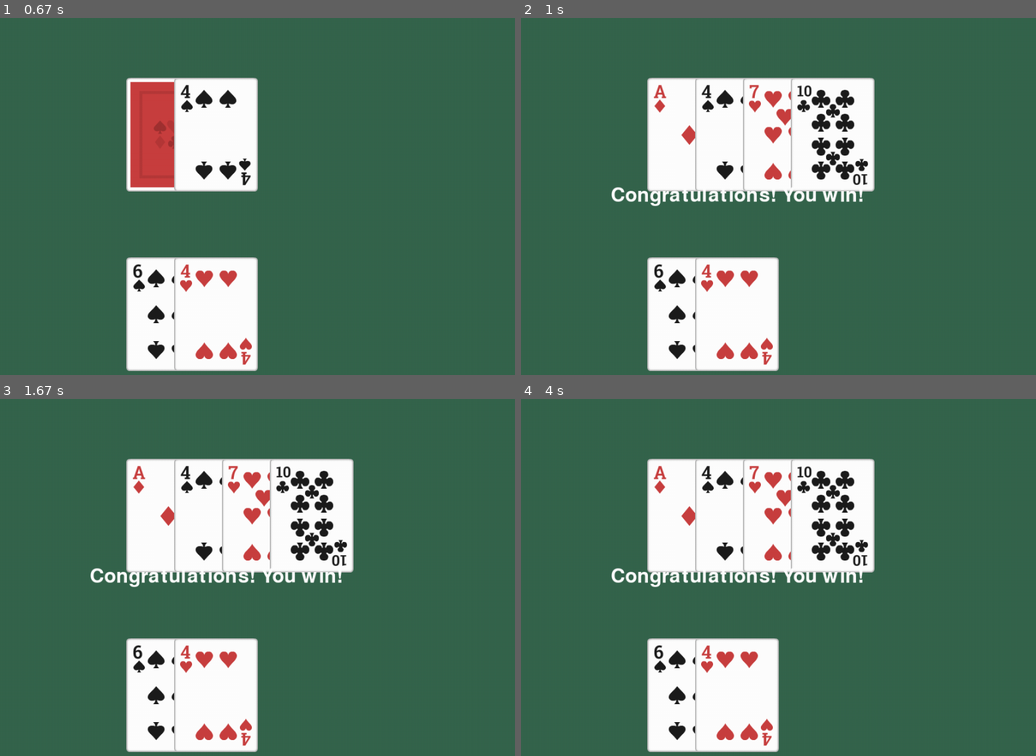
Above: before the commit, frames 1-4 (two rows, left to right).
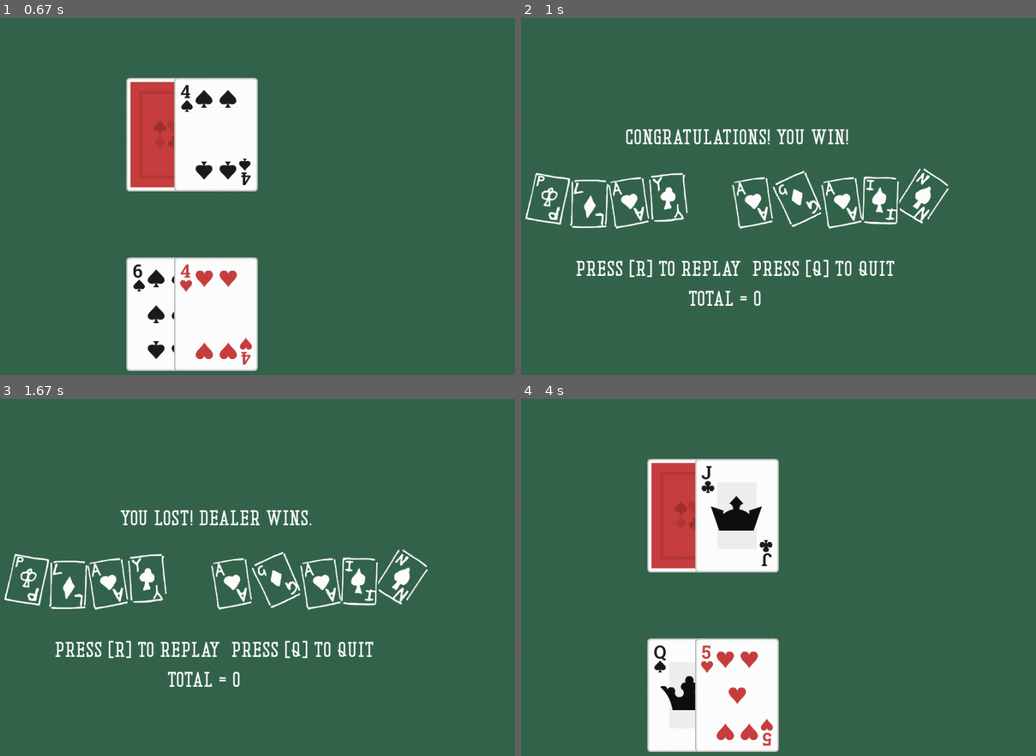
Above: after the commit, the same moments.

Repository: gracestalker/pygame_2_cards
Game: pygame game, started from game.py
Same seed, same stepped clock (60 frames per second), same inputs: the game is played once before the commit and once after it.
Inputs (mouse positions are in pixels of both pictures, inside the frame that each line leads up to):
- Up to frame 1 (0.67 s): click (216, 285) at 0.38 s
- Up to frame 2 (1 s): tap S at 0.67 s
- Up to frame 3 (1.67 s): hold R 1-1.47 s; tap S at 1.5 s
- Up to frame 4 (4 s): hold R 2.33-2.8 s; tap S at 2.4, 2.7 s; tap R at 3.83 s

Frame 1 is identical in both runs. In frame 2, 26% of the frame differs, in the area x 0-84%, y 16-99%; in frame 3, 26%; in frame 4, 11%.

Commit message:
adding results screen, adding new fonts

Diff:
--- a/game.py
+++ b/game.py
@@ -32,7 +32,6 @@
 card_values = {'2': 2, '3': 3, '4': 4, '5': 5, '6': 6, '7': 7, '8': 8, '9': 9, '10': 10, 'A': 11, 'J': 10, 'Q': 10, 'K': 10}
 
 
-
 ### functions for game ###
 
 # creates and shuffles the deck for the game using list comprehension. ex: ('2', 'Clubs'), ('2', 'Hearts')...
@@ -56,15 +55,23 @@
 
     running = True
     while running:
-        # starting the background from the top of the screen
-        screen.blit(background, (0, 0))
 
-        # deal hands to player and dealer in their spots
-        hands.display_hand(screen, dealer_hand, 100, 100, card_images, card_back, hidden=player_turn)
-        hands.display_hand(screen, player_hand, 100, 400, card_images, card_back)
+        if not game_over:
+            # starting the background from the top of the screen
+            screen.blit(background, (0, 0))
+
+            # deal hands to player and dealer in their spots
+            hands.display_hand(screen, dealer_hand, 100, 100, card_images, card_back, hidden=player_turn)
+            hands.display_hand(screen, player_hand, 100, 400, card_images, card_back)
 
         # after the game ends, show the results of the game
-        if game_over:
+        else:
+            # create new screen for the overlay of text
+            end_screen = pygame.Surface((width, height))
+            end_screen.fill((table_color))
+            screen.blit(end_screen, (0,0))
+
+            # display results
             player_total = hands.calculate_hand(player_hand, card_values)
             dealer_total = hands.calculate_hand(dealer_hand, card_values)
             result = ""
@@ -77,13 +84,16 @@
             else:
                 result = "It's a tie!"
 
-            hands.result_screen(result, screen, width, height)
+            hands.result_screen(result, screen, width, height, table_color)
+
+            # show the instructions to restart or quit the game!
 
 
         # event handling and initializing keys for game
         for event in pygame.event.get():
             if event.type == pygame.QUIT:
-                running = False
+                pygame.quit()
+                exit()
 
             if player_turn and not game_over:
                 if event.type == pygame.KEYDOWN:
@@ -101,6 +111,13 @@
                             dealer_hand.append(deck.pop())
                         game_over = True
 
+            if game_over and event.type == pygame.KEYDOWN:
+                if event.key == pygame.K_r:
+                    running = False
+                elif event.key == pygame.K_q:
+                    pygame.quit()
+                    exit()
+
         pygame.display.flip()
 
 
@@ -116,7 +133,8 @@
     show_game = title_screen(screen)
     if show_game:
         # start main game
-        main_game(screen)
+        while True:
+            main_game(screen)
 
     pygame.quit()
 
--- a/hands.py
+++ b/hands.py
@@ -47,7 +47,28 @@
         aces -= 1
     return total
 
-def result_screen(result, screen, width, height):
-    font = pygame.font.Font(None, 48)
-    result_surface = font.render(result, True, (255,255,255))
-    screen.blit(result_surface, (width // 2 - result_surface.get_width() // 2, height // 2 - 20))
+def result_screen(result, screen, width, height, table_color):
+
+    # variables
+
+    play_f = "assets/fonts/play_again.ttf"
+    info_f = "assets/fonts/game_text.ttf"
+    font1 = pygame.font.Font(play_f, 100)
+    font2 = pygame.font.Font(info_f, 36)
+    result_surface = font2.render(result, True, (255,255,255))
+
+    screen.blit(result_surface, (width // 2 - result_surface.get_width() // 2, height // 3 - 20))
+
+    restart_text = font1.render("Play again", True, (255,255,255))
+    restart_info = font2.render("Press [R] to replay  Press [Q] to quit", True, (255,255,255))
+    ### REPLACE WITH A VARIABLE LATE ###
+    total_info = font2.render("Total = 0", True, (255,255,255))
+
+    # draw a rectangle for the restart screen
+    text_width, text_height = restart_text.get_size()
+    rect_x = (width - text_width) // 2
+    rect_y = (height // 2) + 50
+    pygame.draw.rect(screen, (table_color), (rect_x - 10, rect_y - 10, text_width + 20, text_height + 20))
+    screen.blit(restart_text, (rect_x,rect_y-100))
+    screen.blit(restart_info, (width // 5 + 30, rect_y + 50))
+    screen.blit(total_info, (width // 3 + 85, rect_y + 100))
--- a/images.py
+++ /dev/null
@@ -1,9 +0,0 @@
-import pygame
-
-water = pygame.image.load('assets/Tiles/tile_73.png') # how to prep images to be loaded onto screen
-full_sand = pygame.image.load('assets/Tiles/tile_68.png')
-bottom_sand = pygame.image.load('assets/Tiles/tile_85.png')
-rbcorner_sand = pygame.image.load('assets/Tiles/tile_35')
-rtcorner_sand = pygame.image.load('assets/Tiles/tile_')
-lbcorner_sand = pygame.image.load('assets/Tiles/tile_')
-ltcorner_sand = pygame.image.load('assets/Tiles/tile_')
--- a/titlescreen.py
+++ b/titlescreen.py
@@ -1,10 +1,12 @@
 import pygame
 import buttons
+
+
 
 # function for my title screen to start the game
 def title_screen(screen):
 
-
+    # initialize images used on title screen
     start_image = pygame.image.load('assets/kenney_boardgame-pack/PNG/background/start_btn.png')
     quit_image = pygame.image.load('assets/kenney_boardgame-pack/PNG/background/quit_btn.png')
     blackjack_logo = pygame.image.load('assets/kenney_boardgame-pack/PNG/background/blackjack.png')
@@ -13,12 +15,11 @@
     new_width = 200
     new_heightS = 200
     new_heightQ = 100
-
     start_image = pygame.transform.scale(start_image, (new_width, new_heightS))
     quit_image = pygame.transform.scale(quit_image, (new_heightQ, new_heightQ))
 
 
-    # create button instance
+    # create button instances
     start_button = buttons.Button(400, 350, start_image)
     quit_button = buttons.Button(900, 0, quit_image)
     blackjack_logo = buttons.Button(315, 50, blackjack_logo)
Binary file added: assets/fonts/game_text.ttf
Binary file added: assets/fonts/play_again.ttf
Empty file added: button.py
